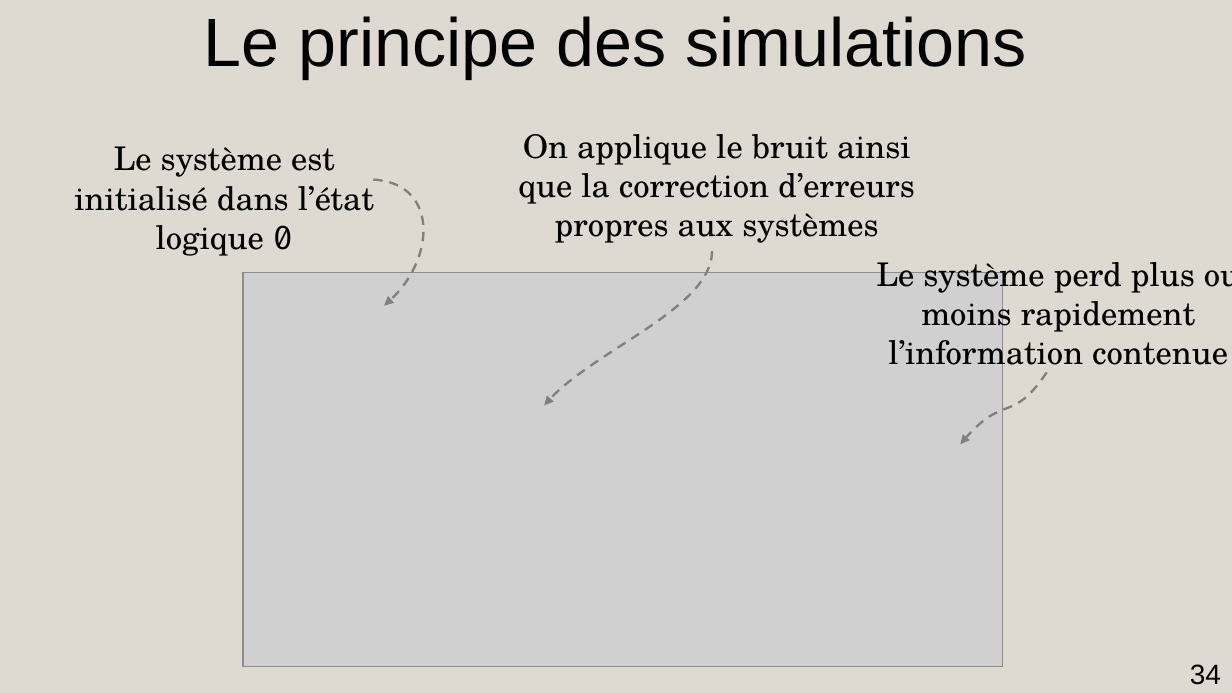
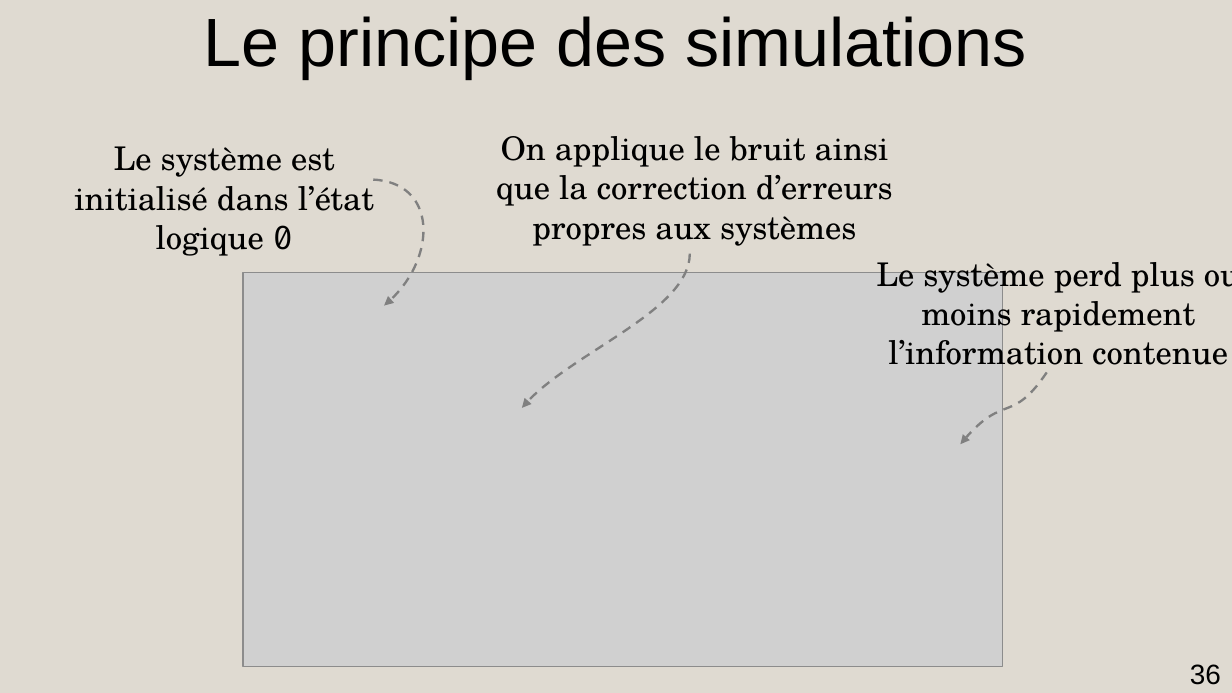
Before and after one commit to AmdaU/presentations, a slide deck: slide 36 of Seminaire/Seminaire.odp (slide 34 before the commit). Drawn at 1232x693 pixels with LibreOffice and Linux fonts; fonts in the diff are those of the drawing; grey boxes stand for pictures. Boxes give left, top, right and bottom in pixels: in the first picture for what was removed or moved away, otherwise in the second. Text is boxed around its words. In the diff, an @@ line names an element or a change of style, - is before the commit and + after.

```diff
--- a/Seminaire/Seminaire.odp
+++ b/Seminaire/Seminaire.odp
@@ text "On applique le bruit ainsi ...": place and size @@
-text "On applique le bruit ainsi ..." at [518, 134, 915, 243]
+text "On applique le bruit ainsi ..." at [496, 136, 893, 246]
@@ freeform shape: place and size @@
-freeform shape at [544, 252, 712, 406]
+freeform shape at [522, 254, 690, 408]
@@ page number at [1190, 664, 1221, 685]: text changed @@
-34
+36
```
Also in this commit, not shown: 4 other slides changed, 5 slides added, 17 other files.
